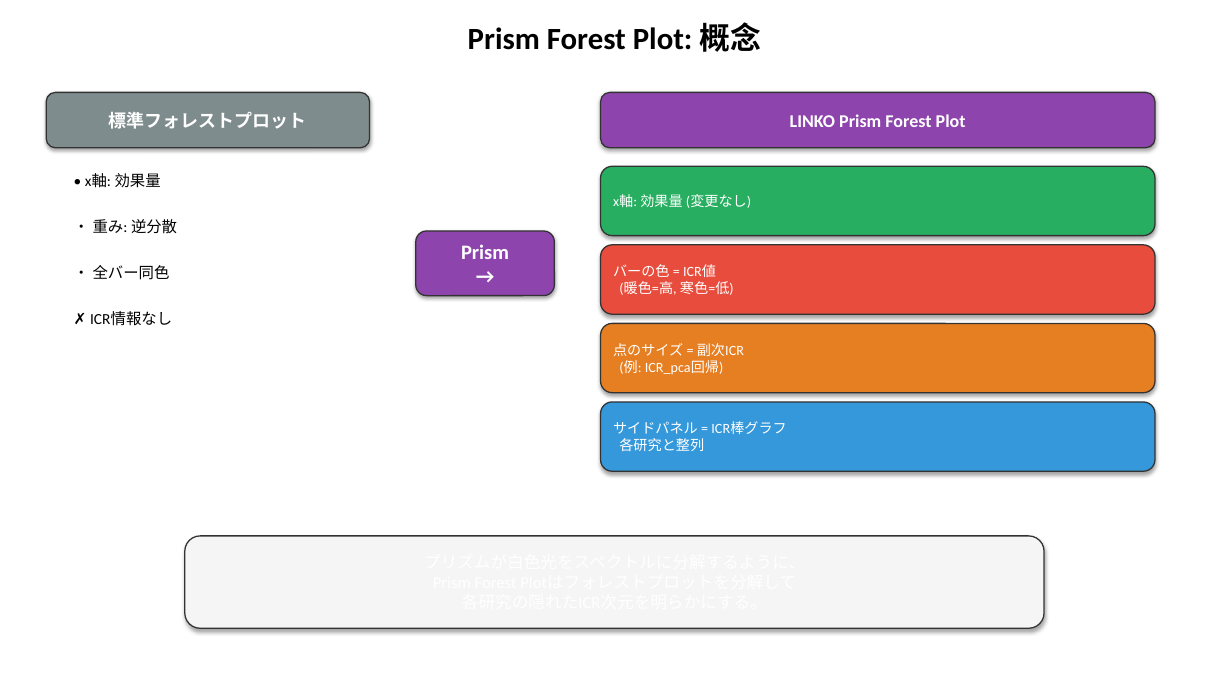
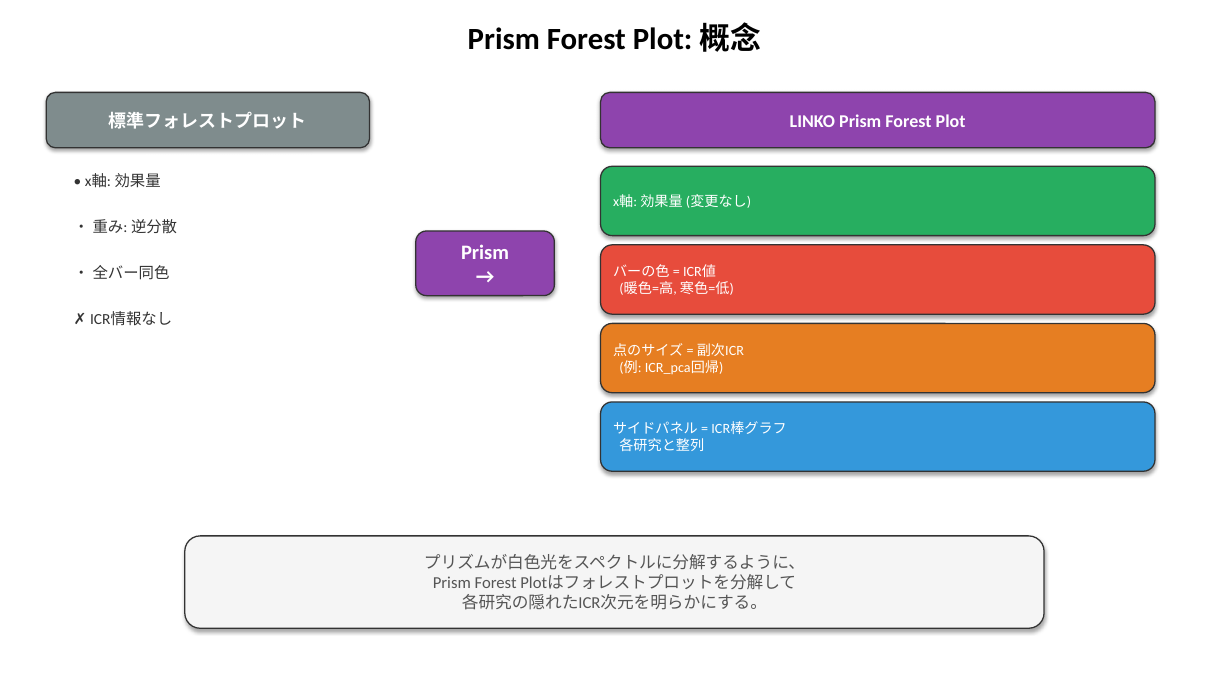
Before and after one commit to bougtoir/linko-icr-paper, a slide deck: slide 5 of icr_paper/ICR_figures_japanese.pptx. Drawn at 1232x693 pixels with LibreOffice and Linux fonts; fonts in the diff are those of the drawing. Boxes give left, top, right and bottom in pixels: in the first picture for what was removed or moved away, otherwise in the second. Text is boxed around its words. In the diff, an @@ line names an element or a change of style, - is before the commit and + after.

```diff
--- a/icr_paper/ICR_figures_japanese.pptx
+++ b/icr_paper/ICR_figures_japanese.pptx
@@ text colour #000000 to #333333 in 4 elements at [85, 173, 161, 188], [93, 219, 177, 233], [93, 265, 170, 280], [65, 305, 370, 347] @@
@@ text in rounded rectangle at [424, 554, 805, 610]: text added @@
+プリズムが白色光をスペクトルに分解するように、
+Prism Forest Plotはフォレストプロットを分解して
+各研究の隠れたICR次元を明らかにする。
```
Also in this commit, not shown: 3 other slides changed, 2 other files.
